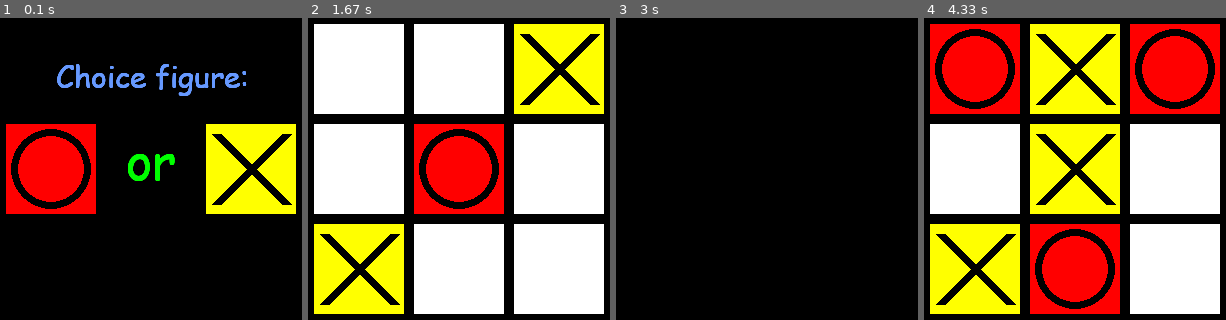
Above: before the commit, frames 1-4 (left to right).
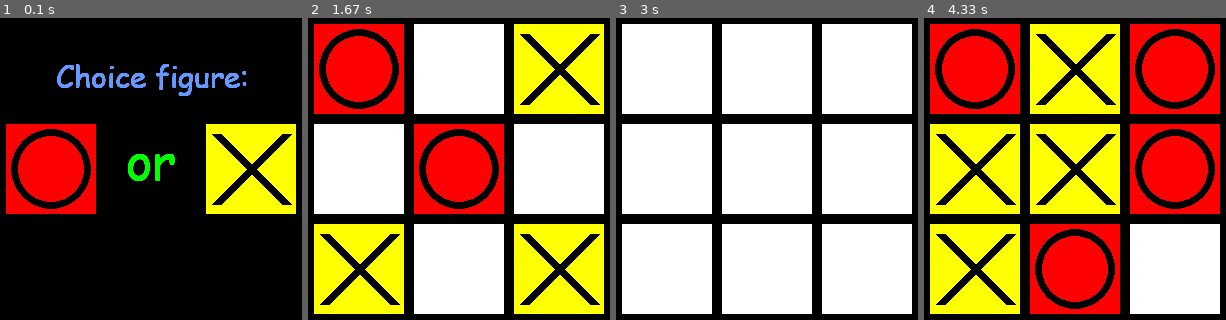
Above: after the commit, the same moments.

Repository: Vladimir-82/rr
Game: pygame game, started from TicTacToePyGame.py
The game is run twice, just before and just after one commit, with the same random seed, the same clock (stepped at 60 frames per second) and the same inputs.
Inputs (mouse positions are in pixels of both pictures, inside the frame that each line leads up to):
- Up to frame 1 (0.1 s): no input
- Up to frame 2 (1.67 s): press the mouse at (459, 190) at 0.37 s; move the mouse to (422, 181) at 0.47 s; release the mouse at (383, 172) at 0.6 s; click (516, 205) at 0.72 s; press the mouse at (516, 205) at 1.03 s; move the mouse to (477, 193) at 1.13 s; release the mouse at (437, 181) at 1.27 s; press the mouse at (516, 205) at 1.37 s; move the mouse to (440, 159) at 1.47 s; release the mouse at (365, 117) at 1.6 s
- Up to frame 3 (3 s): click (809, 99) at 1.72 s; click "Yes" at 2.05 s; click (866, 169) at 2.38 s; click "Man" at 2.88 s
- Up to frame 4 (4.33 s): press the mouse at (1117, 99) at 3.2 s; move the mouse to (1053, 184) at 3.3 s; release the mouse at (993, 265) at 3.43 s; press the mouse at (1117, 99) at 3.53 s; move the mouse to (1108, 123) at 3.63 s; release the mouse at (1099, 150) at 3.77 s; click (1123, 111) at 3.88 s; click (1011, 181) at 4.22 s

The runs differ from the first frame. In frame 1, 0.4% of the frame differs, in the area x 18-82%, y 15-54%; in frame 2, 18%; in frame 3, 80%, in the area x 1-99%, y 1-99%; in frame 4, 18%.

Commit message:
Изменена обаботка событий

Diff:
--- a/TicTacToePyGame.py
+++ b/TicTacToePyGame.py
@@ -15,8 +15,6 @@
 HEIGHT_CELL = 90
 WIDTH_CELL = 90
 MERGE = 10
-FPS = 60
-fpsClock = pygame.time.Clock()
 
 
 class Cell:
@@ -82,7 +80,7 @@
                 elif field[i + j + i * 2] == 'O':
                     self.draw_circle_cell(j, i)
                 else:
-                    print('это не возможно')
+                    print(f'Field {field} is not draw')
                     pygame.quit()  # Роняем приложение
 
     def print_text(self, text, x, y, height=30, color=RED):
@@ -90,59 +88,69 @@
         text_surface = font.render(text, True, color)
         self.gameScreen.blit(text_surface, dest=(x, y))
 
-    def start_screen(self):
+    def choice_figure_draw(self):
         self.print_text('Choice figure:', 60, 40, color=BLUE)
         self.draw_circle_cell(1, 0)
         self.draw_cross_cell(1, 2)
         self.print_text('or', 130, 110, color=GREEN, height=50)
-        pygame.display.update()
+
+    def choice_figure(self):
         if event.type == pygame.MOUSEBUTTONUP:
             if event.button == 1:
                 if is_cursor_in_cell(1, 0):
                     self.display_clear()
-                    return 'O', False
+                    pygame.display.update()
+                    return 'O', False, True  # Figure, choice_flag, who_flag
                 elif is_cursor_in_cell(1, 2):
                     self.display_clear()
-                    return 'X', False
-        return '', True
-
-    def who_start_first(self):
+                    pygame.display.update()
+                    return 'X', False, True
+        return '', True, False
+
+    def who_start_first_draw(self):
         self.print_text('Who start first?', 40, 30, color=WHITE)
         self.draw_text_cell(1, 0, 'Man', x=25, y=130)
         self.draw_text_cell(1, 2, 'Comp', x=220)  # Проверить
         self.print_text('or', 130, 110, height=50, color=BLUE)
-        pygame.display.update()
+
+    def who_start_first(self):
         if event.type == pygame.MOUSEBUTTONUP:
             if event.button == 1:
                 if is_cursor_in_cell(1, 0):
                     self.display_clear()
-                    return 'man', False, False
+                    return 'human', False, True
                 elif is_cursor_in_cell(1, 2):
                     self.display_clear()
-                    return 'computer', False, False
-        return '', True, True
-
-    def end_game(self, win, li):
+                    return 'computer', False, True
+        return '', True, False
+
+    def end_game_draw(self, win):
         self.print_text(f'Winn {win}', 50, 30)
         self.print_text('Do you want', 70, 80)
         self.print_text('play again?', 80, 110)
         self.draw_text_cell(2, 1, 'Yes', x=130, y=230)  # Проверить
-        pygame.display.update()
+
+    def end_game(self, li):
         if event.type == pygame.MOUSEBUTTONUP:
             if event.button == 1:
                 if is_cursor_in_cell(2, 1):
                     self.display_clear()
-                    return True, True, False, True, True, [" " for x in range(9)]  # Сделать функцию "Поднять флаги"
-        return False, False, True, False, False, li
+                    return False, True, [" " for x in range(9)]
+        return True, False, li
 
     def winner(self, board, figure, gamer):
         if tictactoe.is_win(board, figure):
             self.display_clear()
-            return gamer, True
+            return gamer, False, True
         if ' ' not in board:
             self.display_clear()
-            return 'friendship', True
-        return '', False
+            return 'friendship', False, True
+        return '', True, False
+
+
+def change_player(player):
+    player = 'human' if player == 'computer' else 'computer'
+    return player
 
 
 if __name__ == '__main__':
@@ -151,36 +159,44 @@
     figure = ''
     gamer = ''
     win = ''
-    start_menu = True  # флаг выхода из стартового меню
-    choice_figure = True  # флаг выхода из меню выбора фигур
-    choice_who_start = True  # флаг выхода из меню выбора кто начинает
-    main_game = True
+    figure_flag = True  # флаг выхода из меню выбора фигур
+    who_start_flag = False  # флаг выхода из меню выбора кто начинает
+    main_game_flag = False
     end_game_flag = False
     # Цикл игры
-    runGame = True  # флаг выхода из цикла игры
-
+    run_game_flag = True  # флаг выхода из цикла игры
     game = Field()
-
-    while runGame:
-        fpsClock.tick(FPS)
-        # Отслеживание события: "закрыть окно"
+    while run_game_flag:
+        # Draws
+        if figure_flag:
+            game.choice_figure_draw()
+        if who_start_flag:
+            game.who_start_first_draw()
+        if main_game_flag:
+            game.draw_playing_field(board)
+            if gamer == 'computer':
+                num_move = tictactoe.is_can_win(board, figure)
+                board[num_move] = figure
+                win, main_game_flag, end_game_flag = game.winner(board, figure, gamer)
+                figure = tictactoe.change_player(figure)
+                gamer = 'human'
+
+        if end_game_flag:
+            game.end_game_draw(win)
+        # Events
         for event in pygame.event.get():
-
-            if event.type == pygame.QUIT: runGame = False
-
-            if start_menu:
-                if choice_figure:
-                    figure, choice_figure = game.start_screen()
-                elif choice_who_start:
-                    gamer, choice_who_start, start_menu = game.who_start_first()
-                    if gamer == 'computer':
-                        figure = tictactoe.change_player(figure)
-                else:
-                    continue
-            elif main_game:
-                game.draw_playing_field(board)
-
-                if gamer == 'man':
+            if event.type == pygame.QUIT:
+                run_game_flag = False
+            if figure_flag:
+                figure, figure_flag, who_start_flag = game.choice_figure()
+                continue
+            if who_start_flag:
+                gamer, who_start_flag, main_game_flag = game.who_start_first()
+                if gamer == 'computer':
+                    figure = tictactoe.change_player(figure)
+                continue
+            if main_game_flag:
+                if gamer == 'human':
                     if event.type == pygame.MOUSEBUTTONUP:
                         if event.button == 1:
                             x, y = pygame.mouse.get_pos()
@@ -188,18 +204,11 @@
                             col = (y - MERGE) // (MERGE + WIDTH_CELL)
                             if tictactoe.is_empty(board, row + col + row * 2):
                                 board[row + col + row * 2] = figure
-                                win, end_game_flag = game.winner(board, figure, gamer)
+                                win, main_game_flag, end_game_flag = game.winner(board, figure, gamer)
                                 figure = tictactoe.change_player(figure)
                                 gamer = 'computer'
-                elif gamer == 'computer':
-                    num_move = tictactoe.is_can_win(board, figure)
-                    board[num_move] = figure
-                    win, end_game_flag = game.winner(board, figure, gamer)
-                    figure = tictactoe.change_player(figure)
-                    gamer = 'man'
             if end_game_flag:
-                start_menu, main_game, end_game_flag, choice_figure, choice_who_start, board = game.end_game(win, board)
+                end_game_flag, figure_flag, board = game.end_game(board)
         pygame.display.update()
-
     # Выход из игры:
     pygame.quit()
--- a/tictactoe.py
+++ b/tictactoe.py
@@ -1,5 +1,4 @@
 import random
-import time
 import os
 
 
@@ -61,13 +60,9 @@
         else:
             order = ['X', figure]
     print('Начинает', end='')
-    #time.sleep(0.5)
     print('.', end='')
-    #time.sleep(0.5)
     print('.', end='')
-    #time.sleep(0.5)
     print('.', end='')
-    #time.sleep(0.5)
     print(gamer)
     return order, gamer
 
@@ -125,7 +120,7 @@
     for i in '1 3 5 7'.split():
         if li[int(i)] == ' ':
             return int(i)
-    print('WTF')
+    print(f'{letter} is not argument')
     return 0
 
 
